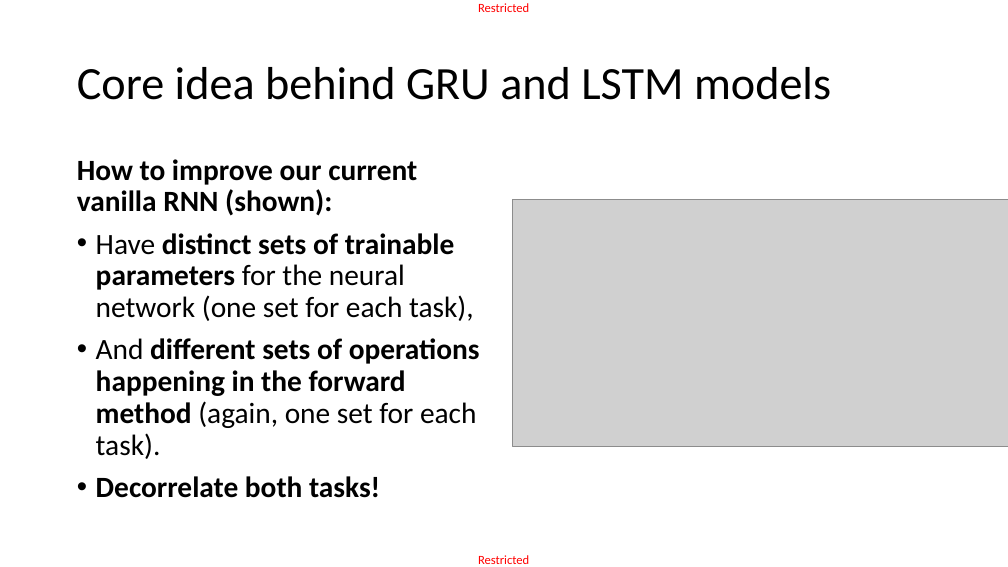
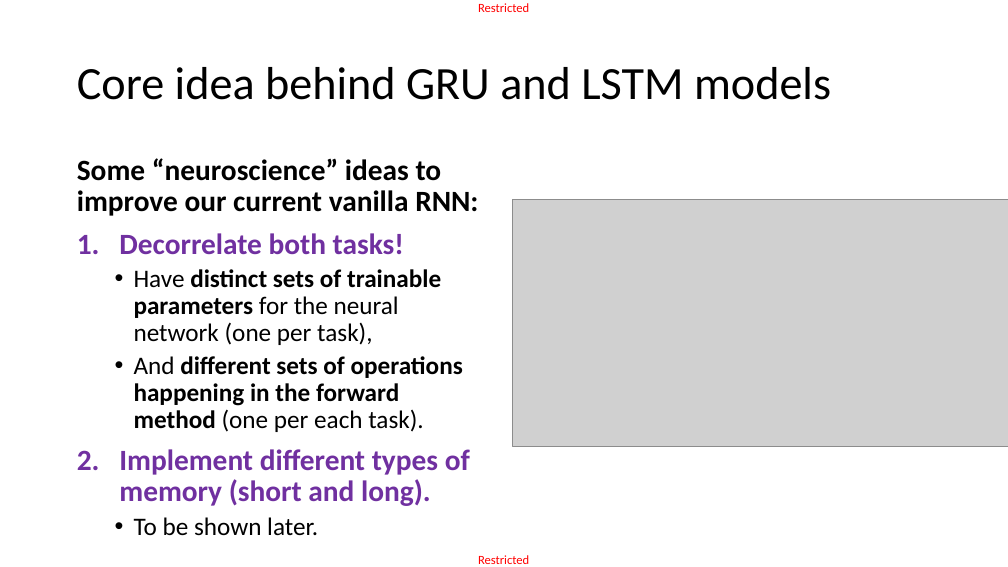
Before and after one commit to matthieudemari/SUTD_DL_50_039, a slide deck: slide 16 of W6/2. W6S2 final/W6S2.pptx (slide 15 before the commit). Drawn at 1008x567 pixels with LibreOffice and Linux fonts; fonts in the diff are those of the drawing; grey boxes stand for pictures. Boxes give left, top, right and bottom in pixels: in the first picture for what was removed or moved away, otherwise in the second. Text is boxed around its words. In the diff, an @@ line names an element or a change of style, - is before the commit and + after.

```diff
--- a/W6/2. W6S2 final/W6S2.pptx
+++ b/W6/2. W6S2 final/W6S2.pptx
@@ text at bbox=[77, 158, 478, 216]: text changed @@
-How to improve our current vanilla RNN (shown):
-• Have distinct sets of trainable parameters for the neural network (one set for each task),
-• And different sets of operations happening in the forward method (again, one set for each task).
+Some “neuroscience” ideas to improve our current vanilla RNN:
@@ text at bbox=[119, 233, 404, 255]: text colour #000000 to #7030A0 in "Decorrelate both tasks!"; bullet • to 1. @@
@@ text at bbox=[119, 269, 470, 536]: paragraphs added @@
+  • Have distinct sets of trainable parameters for the neural network (one per task),
+  • And different sets of operations happening in the forward method (one per each task).
+2. Implement different types of memory (short and long).
+  • To be shown later.
```
Also in this commit, not shown: 8 other slides changed, 2 slides added, 26 slides removed, 13 other files.
